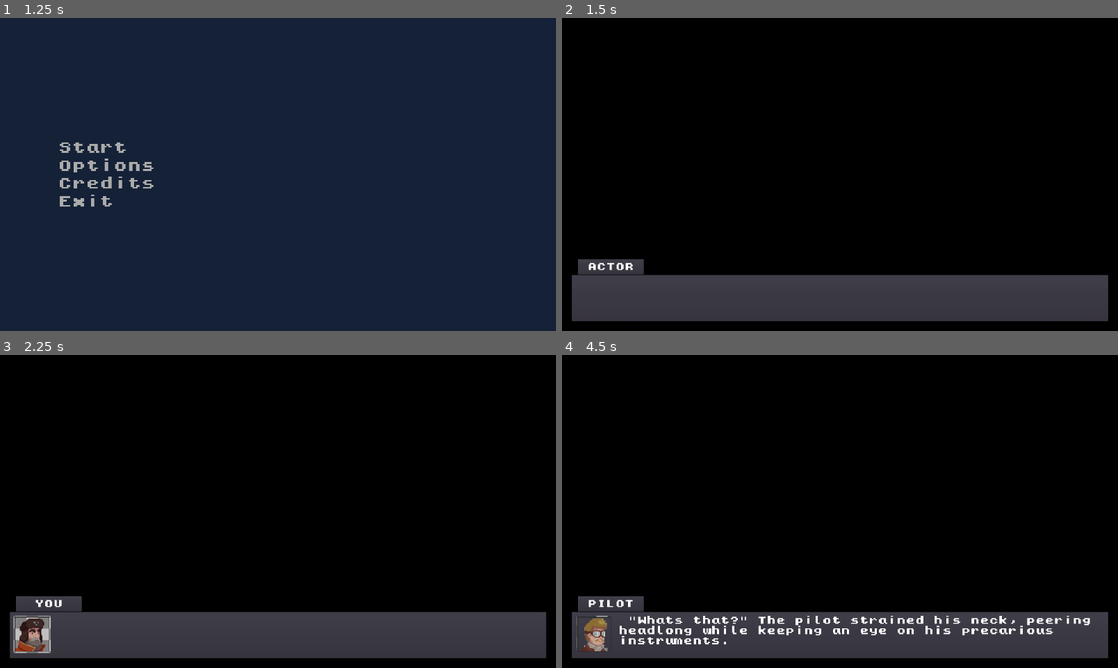
Above: before the commit, frames 1-4 (two rows, left to right).
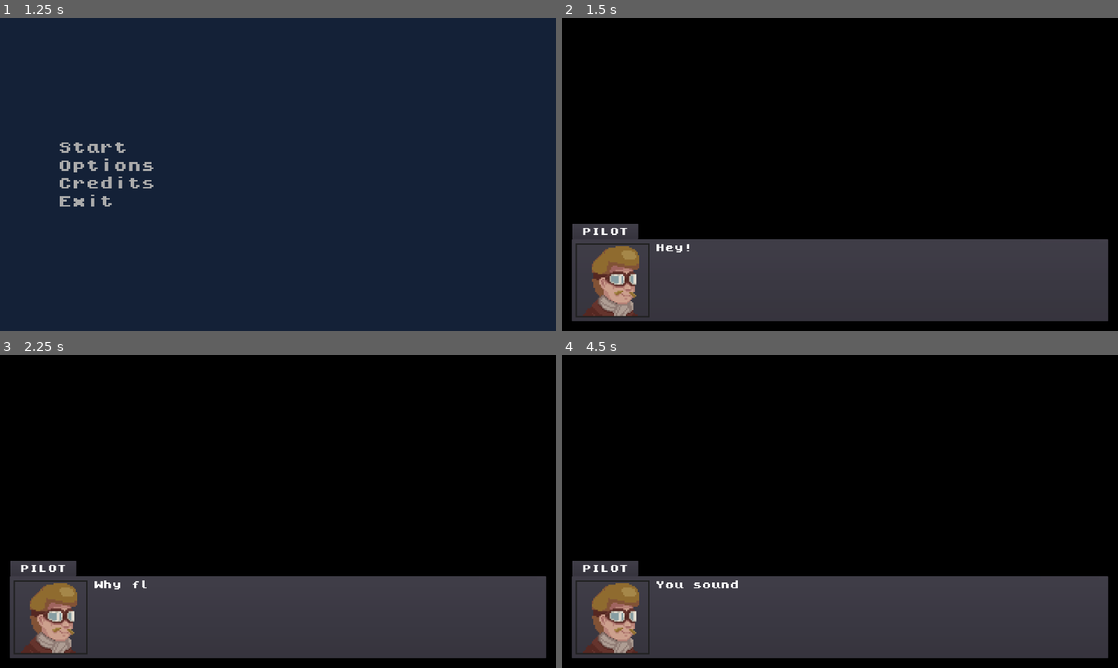
Above: after the commit, the same moments.

Repository: ZeeHatcher/project-forgotten
Game: Godot game, scene res://scenes/start_screen/start_screen.tscn
The game is run twice, just before and just after one commit, with the same random seed, the same clock (stepped at 60 frames per second) and the same inputs.
Inputs (mouse positions are in pixels of both pictures, inside the frame that each line leads up to):
- Up to frame 1 (1.25 s): tap Enter at 0.5 s; move the mouse to (400, 158) at 0.52 s; hold D (move_right) from 0.53 s (still down); hold Tab (journal) from 0.53 s (still down); click (400, 158) at 0.67 s
- Up to frame 2 (1.5 s): release D (move_right) at 1.25 s; release Tab (journal) at 1.25 s; click "Start" at 1.25 s
- Up to frame 3 (2.25 s): tap Space at 2 s; move the mouse to (166, 527) at 2.02 s; hold S (move_down) from 2.03 s (still down); tap Tab (journal) at 2.1 s
- Up to frame 4 (4.5 s): move the mouse to (895, 442) at 2.77 s; release S (move_down) at 2.78 s; hold D (move_right) 2.78-3.53 s; hold Tab (journal) 2.78-3.53 s; move the mouse to (812, 574) at 3.52 s; hold W (move_up) 3.53-4.28 s; tap Tab (journal) at 3.6 s; click (812, 574) at 3.67 s; move the mouse to (1006, 558) at 4.27 s; hold A (move_left) from 4.28 s (still down); hold Tab (journal) from 4.28 s (still down)

Frame 1 is identical in both runs. In frame 2, 13% of the frame differs, in the area x 1-99%, y 65-96%; in frame 3, 13%; in frame 4, 14%.

Commit message:
fix: intro cutscene dialogue

Diff:
--- a/scenes/game_start/game_start.gd
+++ b/scenes/game_start/game_start.gd
@@ -4,6 +4,7 @@
 onready var _cutscene := $Cutscene
 
 func _ready() -> void:
+	print("tes")
 	_cutscene.play()
 
 
--- a/scenes/game_start/game_start.tscn
+++ b/scenes/game_start/game_start.tscn
@@ -9,9 +9,7 @@
 
 [sub_resource type="Resource" id=1]
 script = ExtResource( 4 )
-text = [ "0:    \"Hey!\" the pilot scremed across the intercom, fighting the spinning blades. ", "1:                 \"Yeah?\" Hubert answered.", "0: \"Why fly out early?   It will be weeks, maybe months before your shift starts.\"", "1:  \"You can feel it, can't you?\" Retorted seemingly oblivious to the question. ", "0: \"Whats that?\" The pilot strained his neck, peering headlong while keeping an eye on his precarious instruments.", "1: \"Calls of nature. A wilder world. Ripe for plucking. Eager for defenders.\" (Player) said resolutely. He felt his eyes gleaming similarly to the sparkling snow capped mountains they flew towards.", "0: \"You sound a bit new....\" The pilot ventured.
-< I've been getting old. Still enamored with the job> ", "1: \"Aye, this will be my third watch.\" <Still a novice in many regards>", "0: \"Mark and I usually fly  supplies out and make transfers. Slim picking round here.\" His head tilted, searching for simpathy.", "0: \"Just make sure your at the rendezvous at the right time.\" Finding none after the pause, he straightened in the pilots seat. ", "0: \"Don't want any wild animals eating your rations\" he continued with a subtle smirk. ", "1: \"True indeed.\" rang the solitary answer. ", "0:   \"Get some sleep, I'll let you know when we are an hour out.....\"
-                           <Gladly>       " ]
+text = [ "0:Hey!", "1:Yeah?", "0:Why fly out early? It will be weeks, maybe months before your shift starts.", "1:You can feel it, can't you?", "0:What's that?", "1:Calls of nature. A wilder world. Ripe for plucking. Eager for defenders.", "0:You sound a bit new...", "1:Aye, this will be my third watch.", "0:Mark and I usually fly  supplies out and make transfers. Slim picking round here.", "0:Just make sure you're at the rendezvous at the right time.", "0:Don't want any wild animals eating your rations.", "1:True indeed.", "0:Get some sleep, I'll let you know when we are an hour out..." ]
 character_portrait = [ ExtResource( 6 ), ExtResource( 7 ) ]
 character_name = [ "Pilot", "You" ]
 
--- a/ui/cutscene/cutscene.gd
+++ b/ui/cutscene/cutscene.gd
@@ -32,6 +32,7 @@
 
 func next() -> void:
 	if not _frame_controller:
+		print("no")
 		_next_frame()
 	else:
 		var completed := _frame_controller.next()
@@ -65,6 +66,8 @@
 		_portrait = portrait
 		image.texture = frame.image
 
+		next()
+
 
 	func next() -> bool:
 		if _label.is_still_animating():
--- a/ui/cutscene/cutscene.tscn
+++ b/ui/cutscene/cutscene.tscn
@@ -20,10 +20,10 @@
 anchor_top = 1.0
 anchor_right = 1.0
 anchor_bottom = 1.0
-margin_left = 53.0
-margin_top = -250.0
-margin_right = -1636.0
-margin_bottom = -193.0
+margin_left = 34.0
+margin_top = -372.0
+margin_right = -1655.0
+margin_bottom = -315.0
 
 [node name="Title" type="Label" parent="PanelContainer"]
 unique_name_in_owner = true
@@ -49,14 +49,14 @@
 [node name="PanelContainer" type="PanelContainer" parent="MarginContainer"]
 margin_left = 32.0
 margin_right = 1888.0
-margin_bottom = 163.0
+margin_bottom = 286.0
 rect_min_size = Vector2( 0, 128 )
 
 [node name="MarginContainer" type="MarginContainer" parent="MarginContainer/PanelContainer"]
 margin_left = 7.0
 margin_top = 7.0
 margin_right = 1849.0
-margin_bottom = 156.0
+margin_bottom = 279.0
 custom_constants/margin_right = 8
 custom_constants/margin_top = 8
 custom_constants/margin_left = 8
@@ -66,23 +66,23 @@
 margin_left = 8.0
 margin_top = 8.0
 margin_right = 1834.0
-margin_bottom = 141.0
+margin_bottom = 264.0
 custom_constants/separation = 20
 
 [node name="Portrait" type="TextureRect" parent="MarginContainer/PanelContainer/MarginContainer/HBoxContainer"]
 unique_name_in_owner = true
-margin_right = 128.0
-margin_bottom = 128.0
-rect_min_size = Vector2( 128, 128 )
+margin_right = 256.0
+margin_bottom = 256.0
+rect_min_size = Vector2( 256, 256 )
 size_flags_horizontal = 0
 size_flags_vertical = 0
 expand = true
 
 [node name="AnimatedLabel" type="Label" parent="MarginContainer/PanelContainer/MarginContainer/HBoxContainer"]
 unique_name_in_owner = true
-margin_left = 148.0
+margin_left = 276.0
 margin_right = 1826.0
-margin_bottom = 133.0
+margin_bottom = 256.0
 size_flags_horizontal = 3
 size_flags_vertical = 3
 theme = ExtResource( 2 )
Binary file changed: assets/portraits/old_man.png
Binary file changed: assets/portraits/pilot.png
